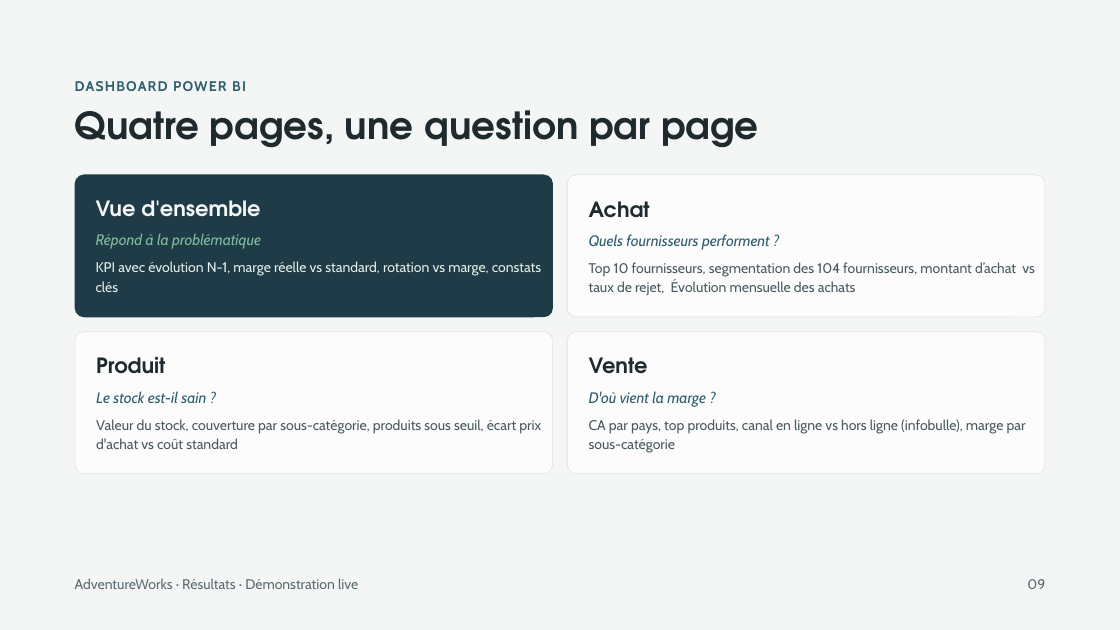
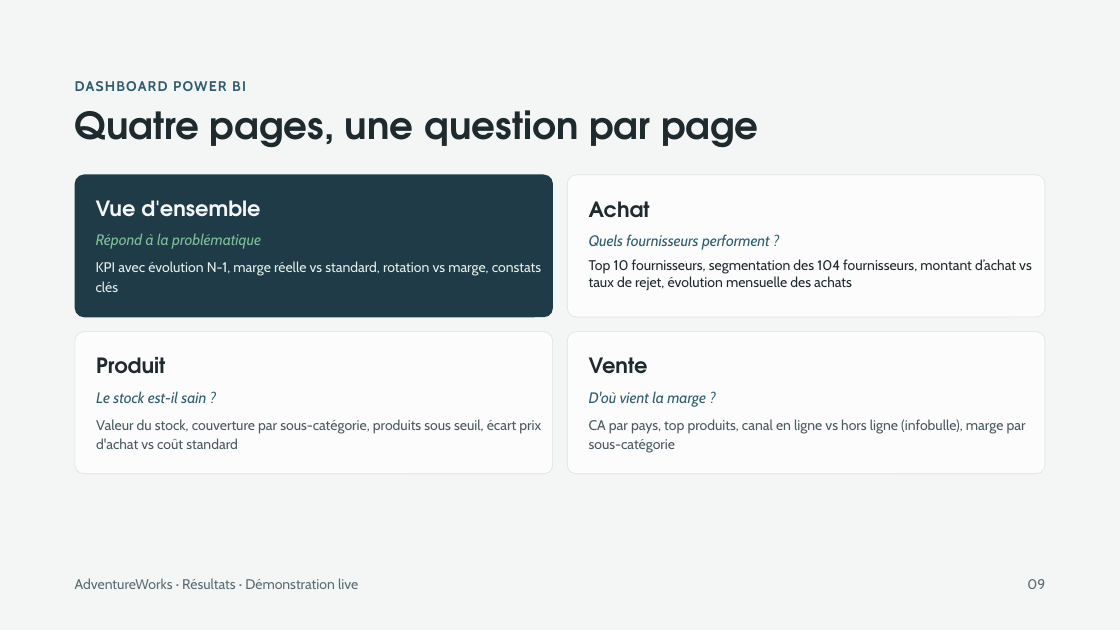
Before and after one commit to XiaoqingGdc/adventureworks-supply-chain-analysis, a slide deck: slide 9 of presentation/AdventureWorks_Soutenance.pptx. Drawn at 1120x630 pixels with LibreOffice and Linux fonts; fonts in the diff are those of the drawing. Boxes give left, top, right and bottom in pixels: in the first picture for what was removed or moved away, otherwise in the second. Text is boxed around its words. In the diff, an @@ line names an element or a change of style, - is before the commit and + after.

```diff
--- a/presentation/AdventureWorks_Soutenance.pptx
+++ b/presentation/AdventureWorks_Soutenance.pptx
@@ text at (589, 259, 1032, 291): text changed; text colour #4A5A61 to #1F2A2E @@
-Top 10 fournisseurs, segmentation des 104 fournisseurs, montant d’achat vs taux de rejet, Évolution mensuelle des achats
+Top 10 fournisseurs, segmentation des 104 fournisseurs, montant d’achat vs taux de rejet, évolution mensuelle des achats
```
Also in this commit, not shown: 9 other slides changed, 1 slide removed.
